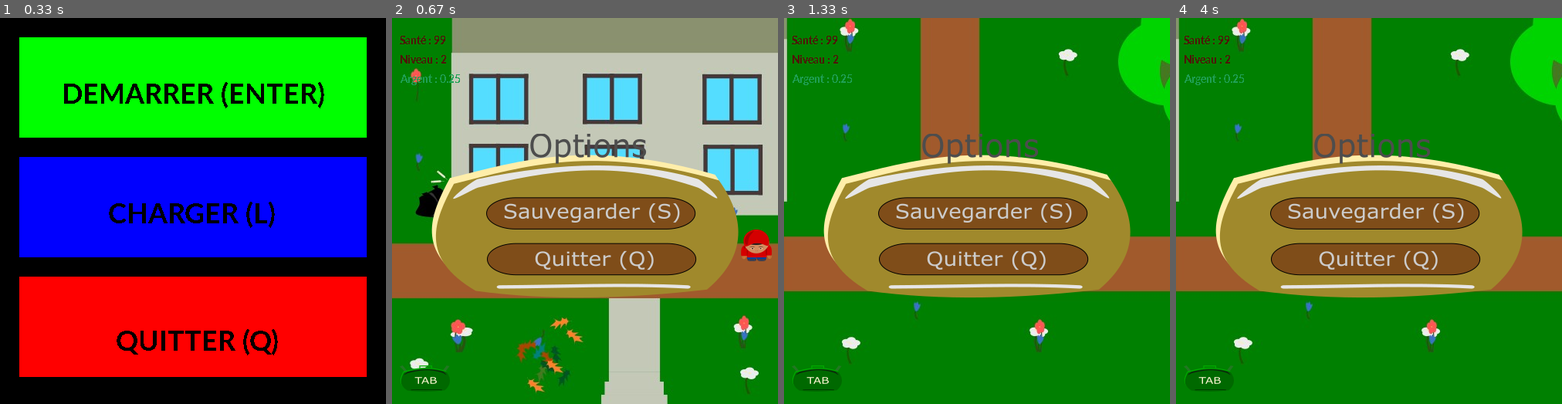
Above: before the commit, frames 1-4 (left to right).
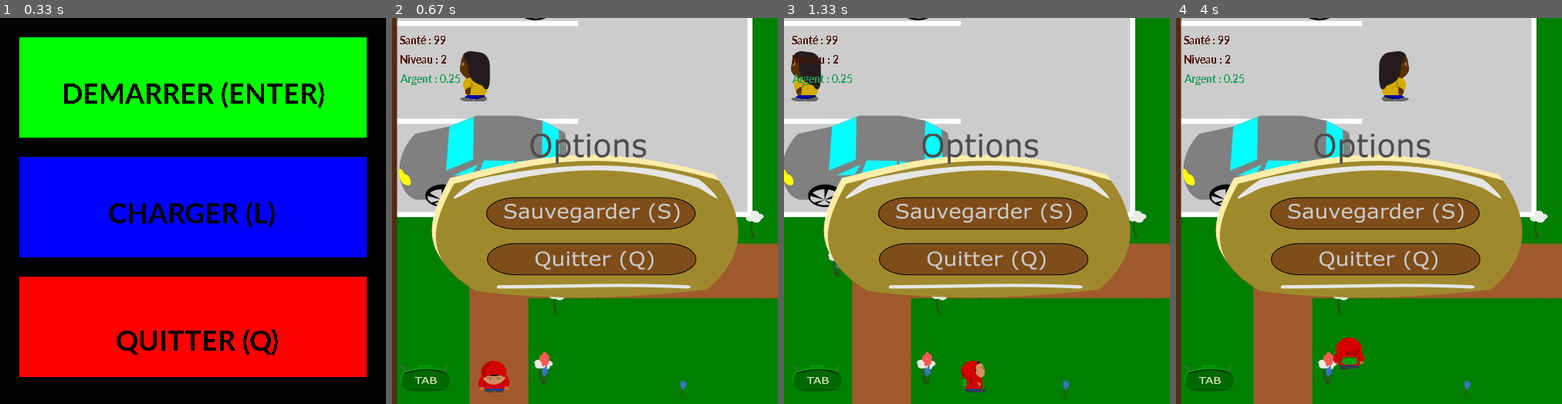
Above: after the commit, the same moments.

Repository: BastienChicot/GusGame
Game: pygame game, started from GusOut.py
The game is run twice, just before and just after one commit, with the same random seed, the same clock (stepped at 60 frames per second) and the same inputs.
Inputs:
- Up to frame 1 (0.33 s): no input
- Up to frame 2 (0.67 s): tap L at 0.33 s
- Up to frame 3 (1.33 s): hold A 0.67-1.13 s; hold Right 0.67-1.13 s; hold Right from 1.17 s (still down)
- Up to frame 4 (4 s): release Right at 1.63 s; hold Up 1.67-1.97 s; hold Right 2-2.47 s; hold Left 2.5-3.03 s; hold Down 3.07-3.37 s; hold Left 3.4-3.8 s; hold Up from 3.83 s (still down)

Frame 1 is identical in both runs. In frame 2, 43% of the frame differs, in the area x 0-100%, y 0-100%; in frame 3, 47%; in frame 4, 48%.

Commit message:
pnj qui se déplace

Diff:
--- a/Story/histoire.py
+++ b/Story/histoire.py
@@ -658,6 +658,11 @@
     spawn_y = 400
 
     rat2 = pnj(spawn_x,spawn_y,screen_x,screen_y,rat_left,'left')
+
+    spawn_damex = 120
+    spawn_damey = 250
+    dame_left = dame_l[0]
+    dame = pnj(spawn_damex,spawn_damey,screen_x,screen_y,dame_left,"left")
     #INTERACTIONS
 
     #OBJETS NIVEAU
@@ -915,10 +920,50 @@
 
             liste_mur = level_2NO(screen,screen_x,screen_y)
 
+            dame_left = dame_l[a]
+            dame_right = dame_d[a]
+
+            if dame.side == "left":
+                dame = pnj(spawn_damex,spawn_damey,screen_x,screen_y,dame_left,'left')
+            elif dame.side == "right":
+                dame = pnj(spawn_damex,spawn_damey,screen_x,screen_y,dame_right,'right')
+
+            speed_x,speed_y = dame.collisions_pnj(liste_mur,speed_x,speed_y,dame_right,dame_left,0)
+            spawn_damex,spawn_damey = dame.move(spawn_damex,spawn_damey,speed_x,speed_y)
+
             x_change,y_change,rel_x,rel_y = collisions(liste_mur,rect_gugus,x_change,y_change,speed_move,rel_x,rel_y)
 
+            if dame.rect.colliderect(rect_gugus) and dame.side == "left":
+                if abs (dame.rect.left - rect_gugus.right) <= 10:
+                    speed_x *= -1
+                    speed_y *= -1
+                    dame.side = "right"
+            if dame.rect.colliderect(rect_gugus) and dame.side == "right":
+                if abs (dame.rect.right - rect_gugus.left) <= 10:
+                    speed_x *= -1
+                    speed_y *= -1
+                    dame.side = "left"
+
+            if rect_gugus.colliderect(dame.rect):
+                if abs (dame.rect.left - rect_gugus.right) <= 10:
+                    x_change = 0
+                    rel_x = 0
+            if rect_gugus.colliderect(dame.rect):
+                if abs (dame.rect.right - rect_gugus.left) <= 10:
+                    x_change = 0
+                    rel_x = 0
+            if rect_gugus.colliderect(dame.rect):
+                if abs (dame.rect.bottom - rect_gugus.top) <= 10:
+                    y_change = 0
+                    rel_y = 0
+            if rect_gugus.colliderect(dame.rect):
+                if abs (dame.rect.top - rect_gugus.bottom) <= 10:
+                    y_change = 0
+                    rel_y = 0
             screen_x += rel_x
             screen_y += rel_y
+
+            screen.blit(dame.image, dame.rect)
 
             if x > 480 :
                 Gus.level = 2.2
--- a/settings.py
+++ b/settings.py
@@ -70,3 +70,11 @@
 concierge_1=pygame.image.load('bank/pnj/concierge1.png')
 concierge_2=pygame.image.load('bank/pnj/concierge2.png')
 concierge = [concierge_1,concierge_2]
+
+dame_left1 = pygame.image.load("bank/pnj/dameg1.png")
+dame_left2 = pygame.image.load("bank/pnj/dameg2.png")
+dame_right1 = pygame.image.load("bank/pnj/damed1.png")
+dame_right2 = pygame.image.load("bank/pnj/damed2.png")
+
+dame_l = [dame_left1,dame_left2]
+dame_d = [dame_right1,dame_right2]
Binary file changed: Story/saves/Gus.pkl
Binary file added: bank/pnj/damed1.png
Binary file added: bank/pnj/damed2.png
Binary file added: bank/pnj/dameg1.png
Binary file added: bank/pnj/dameg2.png
